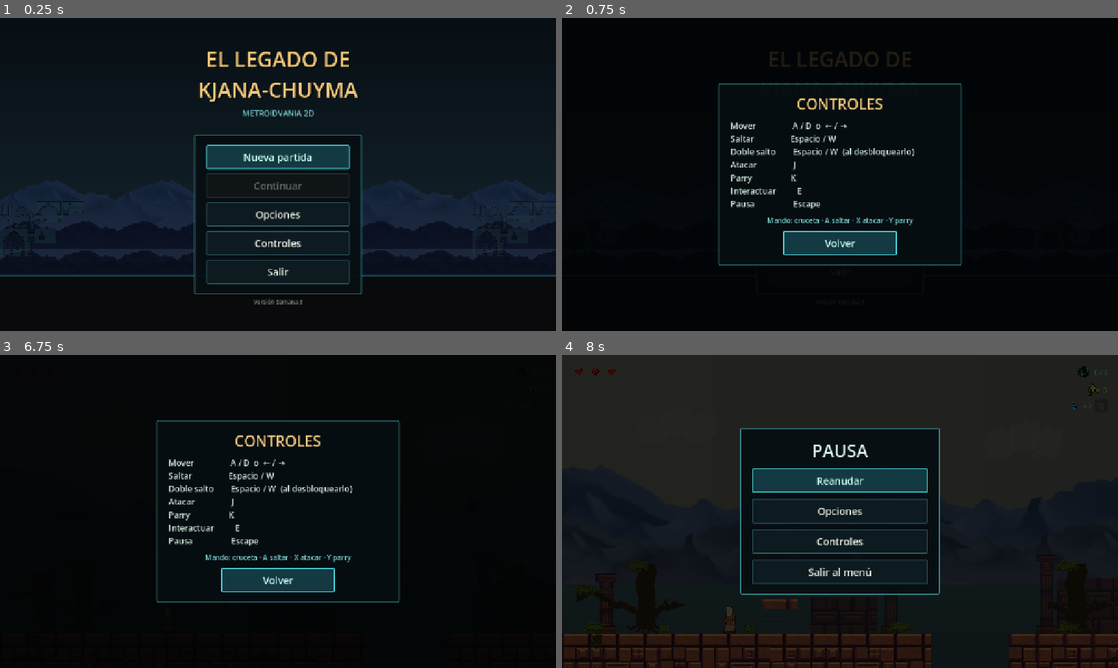
Above: before the commit, frames 1-4 (two rows, left to right).
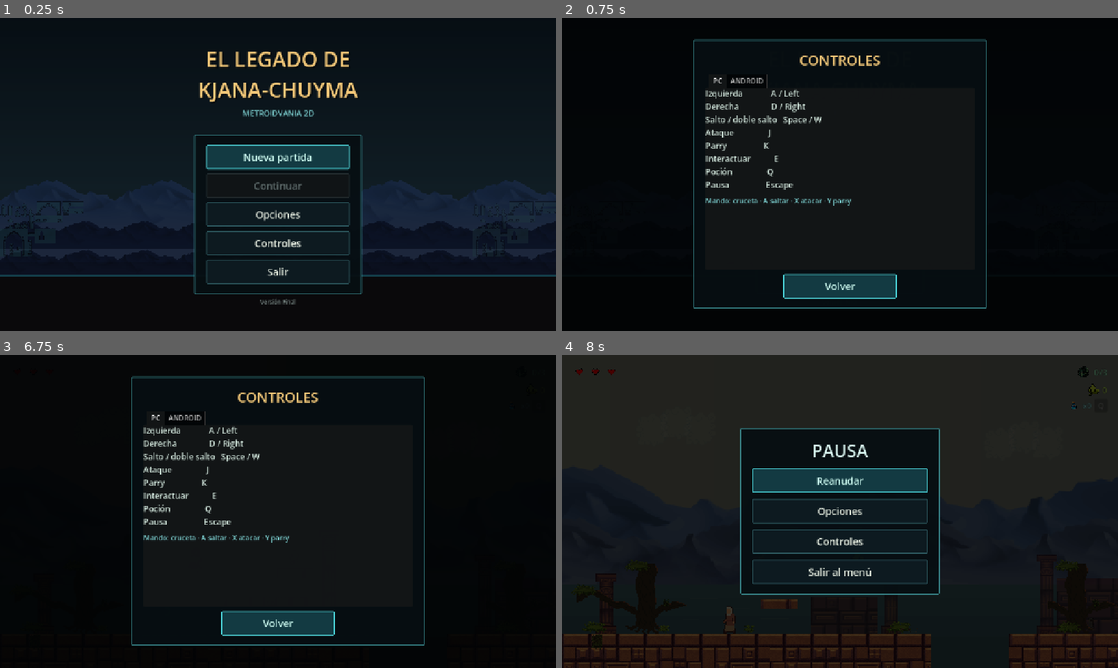
Above: after the commit, the same moments.

Repository: Lilarpo/el-legado-de-kjana-chuyma
Game: Godot game, scene res://scenes/ui/main_menu.tscn
Same seed, same stepped clock (60 frames per second), same inputs: the game is played once before the commit and once after it. Sound files missing from this copy of the repository are replaced by a short silence.
Inputs (mouse positions are in pixels of both pictures, inside the frame that each line leads up to):
- Up to frame 1 (0.25 s): no input
- Up to frame 2 (0.75 s): click "Controles" at 0.5 s
- Up to frame 3 (6.75 s): click "Volver" at 1.25 s; click "Nueva partida" at 2 s; tap Enter (ui_accept) at 2.75, 4.25, 5.75 s; move the mouse to (400, 495) at 2.77 s; hold D (move_right) 2.78-3.5 s; hold E (interact) 2.78-3.5 s; tap J (attack) at 2.85, 6.05 s; click (400, 495) at 2.92 s; tap Space (jump) at 3.02, 3.32 s; drag from (166, 527) to (294, 558) at 3.52 s; move the mouse to (333, 442) at 4.27 s; hold D (move_right) 4.28-5 s; tap K (parry) at 4.35 s; tap Q (use_protection_potion) at 4.55 s; drag from (250, 574) to (111, 464) at 5.02 s; move the mouse to (444, 558) at 5.77 s; hold A (move_left) 5.78-6.5 s; hold Space (jump) 5.78-6.5 s; tap Escape (pause) at 6.4 s; click "Controles" at 6.5 s
- Up to frame 4 (8 s): click "Volver" at 7.25 s

The runs differ from the first frame. In frame 1, less than 0.1% of the frame differs, in the area x 45-55%, y 89-92%; in frame 2, 8.2%, in the area x 23-77%, y 6-93%; in frame 3, 8.0%; in frame 4, nothing differs.

Commit message:
Version final Android - UI movil, documentacion y QA

Diff:
--- a/project.godot
+++ b/project.godot
@@ -105,5 +105,6 @@
 rendering_device/driver.windows="d3d12"
 renderer/rendering_method="gl_compatibility"
 renderer/rendering_method.mobile="gl_compatibility"
+textures/vram_compression/import_etc2_astc=true
 environment/defaults/default_clear_color=Color(0.16, 0.09, 0.055, 1)
 quality/directional_shadow/size=0
--- a/scenes/player/player.gd
+++ b/scenes/player/player.gd
@@ -233,7 +233,6 @@
 
 
 func _get_move_direction() -> float:
-	# TODO S3: reemplazar input por controles táctiles del GDD (joystick, A, B, C, D)
 	if not InputMap.has_action("move_left") or not InputMap.has_action("move_right"):
 		return 0.0
 	return Input.get_axis("move_left", "move_right")
--- a/scenes/ui/hud.tscn
+++ b/scenes/ui/hud.tscn
@@ -18,9 +18,10 @@
 script = ExtResource("1_script")
 
 [node name="MarginContainer" type="MarginContainer" parent="."]
+anchor_right = 1.0
 offset_left = 20.0
 offset_top = 18.0
-offset_right = 1260.0
+offset_right = -20.0
 offset_bottom = 142.0
 theme_override_constants/margin_left = 4
 theme_override_constants/margin_top = 4
--- a/scenes/ui/main_menu.tscn
+++ b/scenes/ui/main_menu.tscn
@@ -230,7 +230,7 @@
 layout_mode = 2
 theme_override_colors/font_color = Color(0.48, 0.54, 0.53, 1)
 theme_override_font_sizes/font_size = 13
-text = "Versión Semana 3"
+text = "Versión Final"
 horizontal_alignment = 1
 
 [node name="MenuPanels" parent="." instance=ExtResource("6_panels")]
--- a/scenes/ui/menu_panels.tscn
+++ b/scenes/ui/menu_panels.tscn
@@ -1,6 +1,39 @@
-[gd_scene load_steps=3 format=3]
+[gd_scene load_steps=12 format=3]
 [ext_resource type="Script" path="res://scripts/ui/menu_panels.gd" id="1"]
 [ext_resource type="Theme" path="res://scenes/ui/menu_theme.tres" id="2"]
+[ext_resource type="Texture2D" path="res://assets/sprites/ui/mobile/mobile_controls_sheet.png" id="3_sheet"]
+
+[sub_resource type="AtlasTexture" id="Atlas_Left"]
+atlas = ExtResource("3_sheet")
+region = Rect2(0.0, 0.0, 443.5, 443.5)
+
+[sub_resource type="AtlasTexture" id="Atlas_Right"]
+atlas = ExtResource("3_sheet")
+region = Rect2(443.5, 0.0, 443.5, 443.5)
+
+[sub_resource type="AtlasTexture" id="Atlas_Jump"]
+atlas = ExtResource("3_sheet")
+region = Rect2(887.0, 0.0, 443.5, 443.5)
+
+[sub_resource type="AtlasTexture" id="Atlas_Attack"]
+atlas = ExtResource("3_sheet")
+region = Rect2(1330.5, 0.0, 443.5, 443.5)
+
+[sub_resource type="AtlasTexture" id="Atlas_Parry"]
+atlas = ExtResource("3_sheet")
+region = Rect2(0.0, 443.5, 443.5, 443.5)
+
+[sub_resource type="AtlasTexture" id="Atlas_Interact"]
+atlas = ExtResource("3_sheet")
+region = Rect2(443.5, 443.5, 443.5, 443.5)
+
+[sub_resource type="AtlasTexture" id="Atlas_Potion"]
+atlas = ExtResource("3_sheet")
+region = Rect2(887.0, 443.5, 443.5, 443.5)
+
+[sub_resource type="AtlasTexture" id="Atlas_Pause"]
+atlas = ExtResource("3_sheet")
+region = Rect2(1330.5, 443.5, 443.5, 443.5)
 
 [node name="MenuPanels" type="Control"]
 layout_mode = 1
@@ -193,39 +226,205 @@
 mouse_filter = 2
 
 [node name="Panel" type="PanelContainer" parent="ControlsPanel/Center"]
-custom_minimum_size = Vector2(560, 0)
+custom_minimum_size = Vector2(660, 0)
 layout_mode = 2
 mouse_filter = 0
 
 [node name="Content" type="VBoxContainer" parent="ControlsPanel/Center/Panel"]
 layout_mode = 2
-theme_override_constants/separation = 13
+theme_override_constants/separation = 10
 
 [node name="Title" type="Label" parent="ControlsPanel/Center/Panel/Content"]
 layout_mode = 2
 theme_override_colors/font_color = Color(0.95, 0.78, 0.47, 1)
-theme_override_font_sizes/font_size = 34
+theme_override_font_sizes/font_size = 32
 text = "CONTROLES"
 horizontal_alignment = 1
 
-[node name="Keyboard" type="Label" parent="ControlsPanel/Center/Panel/Content"]
+[node name="ControlsTabs" type="TabContainer" parent="ControlsPanel/Center/Panel/Content"]
+unique_name_in_owner = true
+custom_minimum_size = Vector2(620, 450)
+layout_mode = 2
+
+[node name="PC" type="VBoxContainer" parent="ControlsPanel/Center/Panel/Content/ControlsTabs"]
+layout_mode = 2
+theme_override_constants/separation = 12
+
+[node name="Keyboard" type="Label" parent="ControlsPanel/Center/Panel/Content/ControlsTabs/PC"]
+unique_name_in_owner = true
 layout_mode = 2
 theme_override_colors/font_color = Color(0.82, 0.9, 0.86, 1)
 theme_override_font_sizes/font_size = 19
-text = "Mover                 A / D  o  ← / →
-Saltar                 Espacio / W
-Doble salto        Espacio / W  (al desbloquearlo)
-Atacar                 J
-Parry                  K
-Interactuar          E
-Pausa                  Escape"
-
-[node name="Gamepad" type="Label" parent="ControlsPanel/Center/Panel/Content"]
+text = "Teclas actuales del proyecto"
+
+[node name="Gamepad" type="Label" parent="ControlsPanel/Center/Panel/Content/ControlsTabs/PC"]
 layout_mode = 2
 theme_override_colors/font_color = Color(0.49, 0.82, 0.82, 1)
 theme_override_font_sizes/font_size = 16
 text = "Mando: cruceta · A saltar · X atacar · Y parry"
-horizontal_alignment = 1
+
+[node name="ANDROID" type="VBoxContainer" parent="ControlsPanel/Center/Panel/Content/ControlsTabs"]
+layout_mode = 2
+theme_override_constants/separation = 2
+
+[node name="LeftRow" type="HBoxContainer" parent="ControlsPanel/Center/Panel/Content/ControlsTabs/ANDROID"]
+layout_mode = 2
+theme_override_constants/separation = 12
+
+[node name="Icon" type="TextureRect" parent="ControlsPanel/Center/Panel/Content/ControlsTabs/ANDROID/LeftRow"]
+texture_filter = 1
+custom_minimum_size = Vector2(38, 38)
+layout_mode = 2
+texture = SubResource("Atlas_Left")
+expand_mode = 1
+stretch_mode = 5
+
+[node name="Description" type="Label" parent="ControlsPanel/Center/Panel/Content/ControlsTabs/ANDROID/LeftRow"]
+layout_mode = 2
+theme_override_colors/font_color = Color(0.82, 0.9, 0.86, 1)
+theme_override_font_sizes/font_size = 17
+text = "Mover a la izquierda"
+vertical_alignment = 1
+
+[node name="RightRow" type="HBoxContainer" parent="ControlsPanel/Center/Panel/Content/ControlsTabs/ANDROID"]
+layout_mode = 2
+theme_override_constants/separation = 12
+
+[node name="Icon" type="TextureRect" parent="ControlsPanel/Center/Panel/Content/ControlsTabs/ANDROID/RightRow"]
+texture_filter = 1
+custom_minimum_size = Vector2(38, 38)
+layout_mode = 2
+texture = SubResource("Atlas_Right")
+expand_mode = 1
+stretch_mode = 5
+
+[node name="Description" type="Label" parent="ControlsPanel/Center/Panel/Content/ControlsTabs/ANDROID/RightRow"]
+layout_mode = 2
+theme_override_colors/font_color = Color(0.82, 0.9, 0.86, 1)
+theme_override_font_sizes/font_size = 17
+text = "Mover a la derecha"
+vertical_alignment = 1
+
+[node name="JumpRow" type="HBoxContainer" parent="ControlsPanel/Center/Panel/Content/ControlsTabs/ANDROID"]
+layout_mode = 2
+theme_override_constants/separation = 12
+
+[node name="Icon" type="TextureRect" parent="ControlsPanel/Center/Panel/Content/ControlsTabs/ANDROID/JumpRow"]
+texture_filter = 1
+custom_minimum_size = Vector2(38, 38)
+layout_mode = 2
+texture = SubResource("Atlas_Jump")
+expand_mode = 1
+stretch_mode = 5
+
+[node name="Description" type="Label" parent="ControlsPanel/Center/Panel/Content/ControlsTabs/ANDROID/JumpRow"]
+layout_mode = 2
+theme_override_colors/font_color = Color(0.82, 0.9, 0.86, 1)
+theme_override_font_sizes/font_size = 17
+text = "Salto / doble salto"
+vertical_alignment = 1
+
+[node name="AttackRow" type="HBoxContainer" parent="ControlsPanel/Center/Panel/Content/ControlsTabs/ANDROID"]
+layout_mode = 2
+theme_override_constants/separation = 12
+
+[node name="Icon" type="TextureRect" parent="ControlsPanel/Center/Panel/Content/ControlsTabs/ANDROID/AttackRow"]
+texture_filter = 1
+custom_minimum_size = Vector2(38, 38)
+layout_mode = 2
+texture = SubResource("Atlas_Attack")
+expand_mode = 1
+stretch_mode = 5
+
+[node name="Description" type="Label" parent="ControlsPanel/Center/Panel/Content/ControlsTabs/ANDROID/AttackRow"]
+layout_mode = 2
+theme_override_colors/font_color = Color(0.82, 0.9, 0.86, 1)
+theme_override_font_sizes/font_size = 17
+text = "Ataque con lanza"
+vertical_alignment = 1
+
+[node name="ParryRow" type="HBoxContainer" parent="ControlsPanel/Center/Panel/Content/ControlsTabs/ANDROID"]
+layout_mode = 2
+theme_override_constants/separation = 12
+
+[node name="Icon" type="TextureRect" parent="ControlsPanel/Center/Panel/Content/ControlsTabs/ANDROID/ParryRow"]
+texture_filter = 1
+custom_minimum_size = Vector2(38, 38)
+layout_mode = 2
+texture = SubResource("Atlas_Parry")
+expand_mode = 1
+stretch_mode = 5
+
+[node name="Description" type="Label" parent="ControlsPanel/Center/Panel/Content/ControlsTabs/ANDROID/ParryRow"]
+layout_mode = 2
+theme_override_colors/font_color = Color(0.82, 0.9, 0.86, 1)
+theme_override_font_sizes/font_size = 17
+text = "Parry / Perfect Parry"
+vertical_alignment = 1
+
+[node name="InteractRow" type="HBoxContainer" parent="ControlsPanel/Center/Panel/Content/ControlsTabs/ANDROID"]
+layout_mode = 2
+theme_override_constants/separation = 12
+
+[node name="Icon" type="TextureRect" parent="ControlsPanel/Center/Panel/Content/ControlsTabs/ANDROID/InteractRow"]
+texture_filter = 1
+custom_minimum_size = Vector2(38, 38)
+layout_mode = 2
+texture = SubResource("Atlas_Interact")
+expand_mode = 1
+stretch_mode = 5
+
+[node name="Description" type="Label" parent="ControlsPanel/Center/Panel/Content/ControlsTabs/ANDROID/InteractRow"]
+layout_mode = 2
+theme_override_colors/font_color = Color(0.82, 0.9, 0.86, 1)
+theme_override_font_sizes/font_size = 17
+text = "Interactuar"
+vertical_alignment = 1
+
+[node name="PotionRow" type="HBoxContainer" parent="ControlsPanel/Center/Panel/Content/ControlsTabs/ANDROID"]
+layout_mode = 2
+theme_override_constants/separation = 12
+
+[node name="Icon" type="TextureRect" parent="ControlsPanel/Center/Panel/Content/ControlsTabs/ANDROID/PotionRow"]
+texture_filter = 1
+custom_minimum_size = Vector2(38, 38)
+layout_mode = 2
+texture = SubResource("Atlas_Potion")
+expand_mode = 1
+stretch_mode = 5
+
+[node name="Description" type="Label" parent="ControlsPanel/Center/Panel/Content/ControlsTabs/ANDROID/PotionRow"]
+layout_mode = 2
+theme_override_colors/font_color = Color(0.82, 0.9, 0.86, 1)
+theme_override_font_sizes/font_size = 17
+text = "Usar Poción de Protección"
+vertical_alignment = 1
+
+[node name="PauseRow" type="HBoxContainer" parent="ControlsPanel/Center/Panel/Content/ControlsTabs/ANDROID"]
+layout_mode = 2
+theme_override_constants/separation = 12
+
+[node name="Icon" type="TextureRect" parent="ControlsPanel/Center/Panel/Content/ControlsTabs/ANDROID/PauseRow"]
+texture_filter = 1
+custom_minimum_size = Vector2(38, 38)
+layout_mode = 2
+texture = SubResource("Atlas_Pause")
+expand_mode = 1
+stretch_mode = 5
+
+[node name="Description" type="Label" parent="ControlsPanel/Center/Panel/Content/ControlsTabs/ANDROID/PauseRow"]
+layout_mode = 2
+theme_override_colors/font_color = Color(0.82, 0.9, 0.86, 1)
+theme_override_font_sizes/font_size = 17
+text = "Abrir menú de Pausa"
+vertical_alignment = 1
+
+[node name="ContextHint" type="Label" parent="ControlsPanel/Center/Panel/Content/ControlsTabs/ANDROID"]
+layout_mode = 2
+theme_override_colors/font_color = Color(0.49, 0.82, 0.82, 1)
+theme_override_font_sizes/font_size = 14
+text = "Interactuar aparece cerca de un elemento interactuable.
+Poción aparece si Wayra tiene al menos una Poción de Protección."
 
 [node name="CloseControlsButton" type="Button" parent="ControlsPanel/Center/Panel/Content"]
 unique_name_in_owner = true
--- a/scripts/autoload/game_state.gd
+++ b/scripts/autoload/game_state.gd
@@ -190,7 +190,6 @@
 	if id == FINAL_FRAGMENT_ID:
 		final_fragment_collected = true
 	fragment_collected.emit(id)
-	# S3: reunir los 3 fragmentos decidirá el final A/B; esa lógica aún no se implementa.
 
 
 func register_guardian_defeated() -> void:
--- a/scripts/enemies/enemy_base.gd
+++ b/scripts/enemies/enemy_base.gd
@@ -12,7 +12,7 @@
 @export var max_health := 2
 @export var speed := 60.0
 @export var fall_limit_y := 800.0 # FIX2
-@export var stompable := false # S3: enemigos pisables futuros — hoy NINGÚN enemigo es pisable (decisión de diseño, GDD no define stomp).
+@export var stompable := false # Diseño actual: ningún enemigo es pisable; se conserva para una posible ampliación.
 
 const GRAVITY := 980.0
 const STUN_DURATION := 1.5
@@ -126,7 +126,6 @@
 
 
 func restore_to_snapshot() -> void: # FIXB
-	# S3: snapshots por checkpoint.
 	global_position = _initial_position
 	velocity = Vector2.ZERO
 	current_health = max_health
--- a/scripts/levels/pueblo_wayra.gd
+++ b/scripts/levels/pueblo_wayra.gd
@@ -28,7 +28,7 @@
 func _respawn_player() -> void:
 	GameState.restore_leaves_to_checkpoint()
 	get_tree().call_group("kill_zones", "restore_to_snapshot")
-	get_tree().call_group("enemies", "restore_to_snapshot") # S3: snapshots por checkpoint.
+	get_tree().call_group("enemies", "restore_to_snapshot")
 	GameState.heal_full()
 	_sync_player_health()
 	player.global_position = GameState.last_checkpoint if GameState.last_checkpoint != Vector2.ZERO else spawn.global_position
--- a/scripts/ui/hud.gd
+++ b/scripts/ui/hud.gd
@@ -7,6 +7,11 @@
 @onready var potion_label: Label = $MarginContainer/Content/PotionDisplay/PotionLabel
 @onready var shield_label: Label = $MarginContainer/Content/PotionDisplay/ShieldLabel
 @onready var potion_button: Button = $MarginContainer/Content/PotionDisplay/PotionButton
+@onready var resource_displays: Array[Control] = [
+	$MarginContainer/Content/FragmentsDisplay,
+	$MarginContainer/Content/LeavesDisplay,
+	$MarginContainer/Content/PotionDisplay,
+]
 
 
 func _ready() -> void:
@@ -65,3 +70,10 @@
 	var player := scene.get_node_or_null("Player") as WayraPlayer
 	if player != null:
 		player.try_use_protection_potion()
+
+
+func align_mobile_resources_to_pause(pause_bottom: float, gap: float = 22.0) -> void:
+	# Keep the three right-aligned rows together, measured from the visible pause button.
+	var delta := pause_bottom + gap - resource_displays[0].global_position.y
+	for display in resource_displays:
+		display.position.y += delta
--- a/scripts/ui/menu_panels.gd
+++ b/scripts/ui/menu_panels.gd
@@ -5,6 +5,8 @@
 
 @onready var controls_panel: Control = %ControlsPanel
 @onready var close_controls_button: Button = %CloseControlsButton
+@onready var controls_tabs: TabContainer = %ControlsTabs
+@onready var keyboard_label: Label = %Keyboard
 @onready var options_panel: Control = %OptionsPanel
 @onready var close_options_button: Button = %CloseOptionsButton
 @onready var master_slider: HSlider = %MasterSlider
@@ -34,8 +36,30 @@
 
 func open_controls() -> void:
 	options_panel.hide()
+	_update_keyboard_bindings()
+	controls_tabs.current_tab = 1 if OS.get_name() == "Android" else 0
 	controls_panel.show()
 	close_controls_button.grab_focus()
+
+
+func _update_keyboard_bindings() -> void:
+	var rows := [
+		["Izquierda", &"move_left"], ["Derecha", &"move_right"],
+		["Salto / doble salto", &"jump"], ["Ataque", &"attack"],
+		["Parry", &"parry"], ["Interactuar", &"interact"],
+		["Poción", &"use_protection_potion"], ["Pausa", &"pause"],
+	]
+	var lines: PackedStringArray = []
+	for row in rows:
+		var keys: PackedStringArray = []
+		for event in InputMap.action_get_events(row[1]):
+			if event is InputEventKey:
+				var code: Key = event.physical_keycode if event.physical_keycode != KEY_NONE else event.keycode
+				var key_name := OS.get_keycode_string(code)
+				if not keys.has(key_name):
+					keys.append(key_name)
+		lines.append("%-21s %s" % [row[0], " / ".join(keys) if not keys.is_empty() else "Sin tecla asignada"])
+	keyboard_label.text = "\n".join(lines)
 
 
 func is_open() -> bool:
--- a/scripts/ui/mobile_controls.gd
+++ b/scripts/ui/mobile_controls.gd
@@ -67,6 +67,13 @@
 	_set_button_position("InteractButton", Vector2(viewport_size.x - margin - 180.0, bottom - 230.0))
 	_set_button_position("PotionButton", Vector2(viewport_size.x - margin - 53.0, bottom - 230.0))
 	_set_button_position("PauseButton", Vector2(viewport_size.x - 24.0 - 25.0, 24.0 + 25.0))
+	call_deferred("_align_hud_to_pause")
+
+
+func _align_hud_to_pause() -> void:
+	var hud := get_parent().get_node_or_null("HUD")
+	if hud != null and hud.is_node_ready():
+		hud.align_mobile_resources_to_pause(pause_button.position.y + BUTTON_SIZES["PauseButton"])
 
 
 func _set_button_position(name: String, center: Vector2) -> void:
--- /dev/null
+++ b/tests/final_ui_smoke.gd
@@ -0,0 +1,68 @@
+extends Node2D
+
+const HUD_SCENE := preload("res://scenes/ui/hud.tscn")
+const CONTROLS_SCENE := preload("res://scenes/ui/MobileControls.tscn")
+const PANELS_SCENE := preload("res://scenes/ui/menu_panels.tscn")
+
+var failures: Array[String] = []
+
+func check(ok: bool, label: String) -> void:
+	print("PASS " if ok else "FAIL ", label)
+	if not ok:
+		failures.append(label)
+
+func _ready() -> void:
+	call_deferred("run")
+
+func run() -> void:
+	var hud := HUD_SCENE.instantiate()
+	hud.name = "HUD"
+	add_child(hud)
+	var controls := CONTROLS_SCENE.instantiate()
+	controls.force_mobile_controls = true
+	add_child(controls)
+	await get_tree().process_frame
+	await get_tree().process_frame
+	var fragment: Control = hud.resource_displays[0]
+	var pause_bottom: float = controls.pause_button.position.y + controls.BUTTON_SIZES["PauseButton"]
+	check(is_equal_approx(fragment.global_position.y - pause_bottom, 22.0), "Android resources start 22 px below Pause")
+	check(hud.resource_displays[1].global_position.y > fragment.global_position.y and hud.resource_displays[2].global_position.y > hud.resource_displays[1].global_position.y, "Resources retain fragment/coca/potion order")
+	check(fragment.global_position.x > get_viewport_rect().size.x * 0.65, "Resources remain on the right")
+	var before: float = fragment.global_position.y
+	controls._layout_buttons()
+	await get_tree().process_frame
+	check(is_equal_approx(fragment.global_position.y, before), "Mobile alignment is idempotent")
+	var original_size := get_window().size
+	for width in [1280, 1440, 1560, 1600]:
+		get_window().size = Vector2i(width, 720)
+		await get_tree().process_frame
+		await get_tree().process_frame
+		var actual_bottom: float = controls.pause_button.position.y + controls.BUTTON_SIZES["PauseButton"]
+		check(is_equal_approx(fragment.global_position.y - actual_bottom, 22.0), "Pause/resource gap at %d px window" % width)
+	get_window().size = original_size
+	await get_tree().process_frame
+	var panels := PANELS_SCENE.instantiate()
+	add_child(panels)
+	panels.set_anchors_preset(Control.PRESET_TOP_LEFT)
+	panels.size = get_viewport_rect().size
+	await get_tree().process_frame
+	panels.open_controls()
+	check(panels.controls_tabs.get_tab_count() == 2 and panels.controls_tabs.get_tab_title(0) == "PC" and panels.controls_tabs.get_tab_title(1) == "ANDROID", "Both control tabs load")
+	check(panels.controls_tabs.current_tab == 0, "PC tab opens by default on PC")
+	var panel_rect: Rect2 = panels.get_node("ControlsPanel/Center/Panel").get_global_rect()
+	check(panel_rect.position.y >= 0 and panel_rect.end.y <= get_viewport_rect().size.y, "Controls panel fits the 720 px viewport")
+	var key_text: String = panels.keyboard_label.text
+	check(key_text.contains("Poción") and key_text.contains("Q") and key_text.contains("Pausa") and key_text.contains("Escape"), "Keyboard labels include actual potion/pause bindings")
+	for name in ["Left", "Right", "Jump", "Attack", "Parry", "Interact", "Potion", "Pause"]:
+		var icon := panels.get_node("ControlsPanel/Center/Panel/Content/ControlsTabs/ANDROID/%sRow/Icon" % name) as TextureRect
+		check(icon.texture is AtlasTexture and (icon.texture as AtlasTexture).atlas.resource_path.ends_with("mobile_controls_sheet.png"), "%s reuses mobile sprite sheet" % name)
+	panels.controls_tabs.current_tab = 1
+	check(panels.controls_tabs.current_tab == 1, "Android tab can be selected")
+	panels.close_panels()
+	check(not panels.controls_panel.visible, "Controls panel closes")
+	panels.queue_free()
+	controls.queue_free()
+	hud.queue_free()
+	await get_tree().process_frame
+	print("FINAL UI SMOKE: ", failures.size(), " failures")
+	get_tree().quit(0 if failures.is_empty() else 1)
--- /dev/null
+++ b/tests/final_ui_smoke.tscn
@@ -0,0 +1,4 @@
+[gd_scene load_steps=2 format=3]
+[ext_resource type="Script" path="res://tests/final_ui_smoke.gd" id="1"]
+[node name="FinalUISmoke" type="Node2D"]
+script = ExtResource("1")
Not shown, changed: docs/final_gameplay_y_preparacion_final.md
Not shown, added: docs/qa_android_final.md
